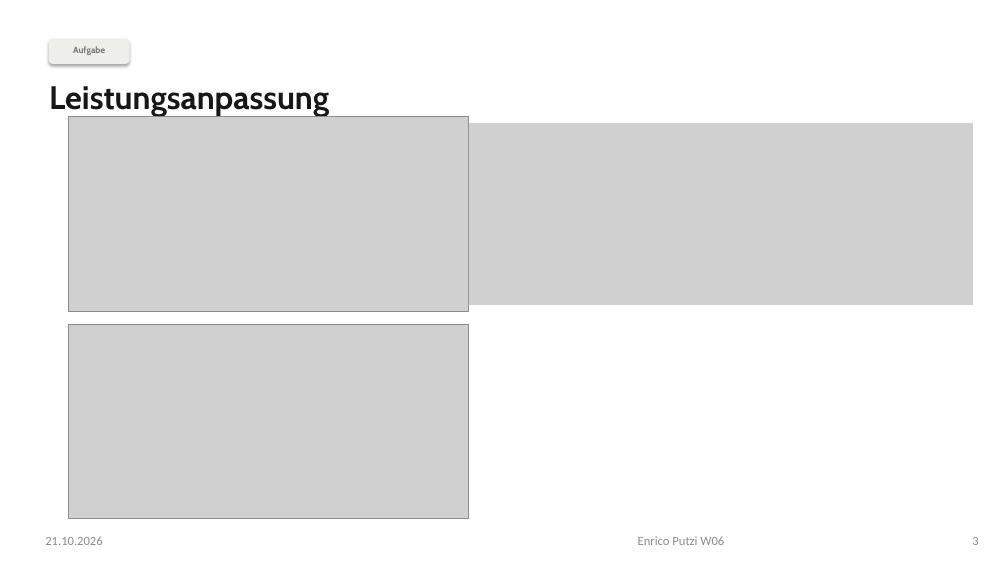
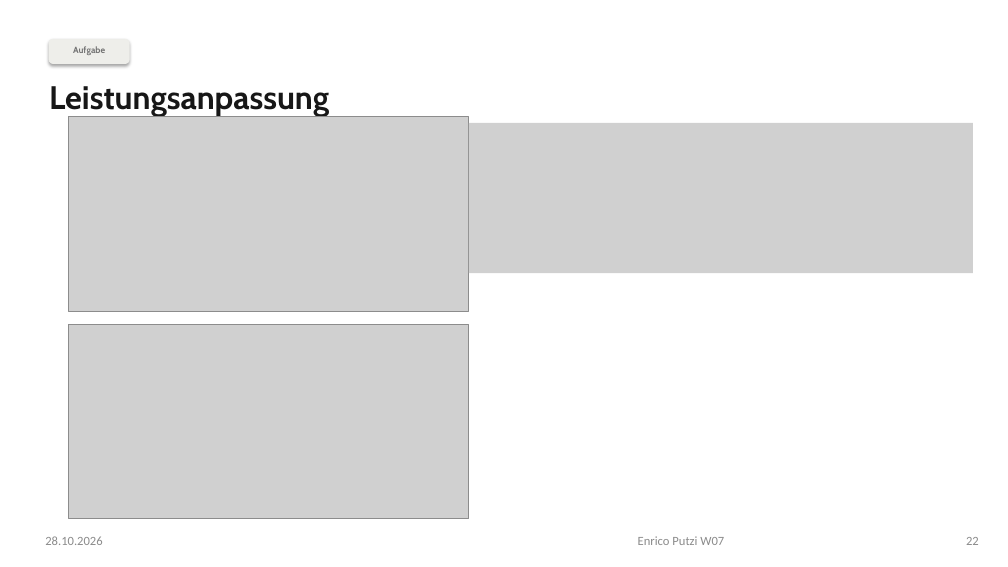
Before and after one commit to eputzi/eputzi.github.io, a slide deck: slide 22 of courses/nus1/files/slides/W07.pptx (slide 3 before the commit). Drawn at 1008x567 pixels with LibreOffice and Linux fonts; fonts in the diff are those of the drawing; grey boxes stand for pictures. Boxes give left, top, right and bottom in pixels: in the first picture for what was removed or moved away, otherwise in the second. Text is boxed around its words. In the diff, an @@ line names an element or a change of style, - is before the commit and + after.

```diff
--- a/courses/nus1/files/slides/W07.pptx
+++ b/courses/nus1/files/slides/W07.pptx
@@ picture: place and size @@
-picture at box(469, 123, 973, 306)
+picture at box(469, 123, 973, 274)
@@ text at box(45, 536, 102, 545): text changed @@
-21.10.2026
+28.10.2026
@@ text at box(638, 536, 724, 545): text changed @@
-Enrico Putzi W06
+Enrico Putzi W07
@@ page number at box(966, 537, 979, 545): text changed @@
-3
+22
```
Also in this commit, not shown: 4 other slides changed, 20 slides added, 5 slides removed, 5 other files.
